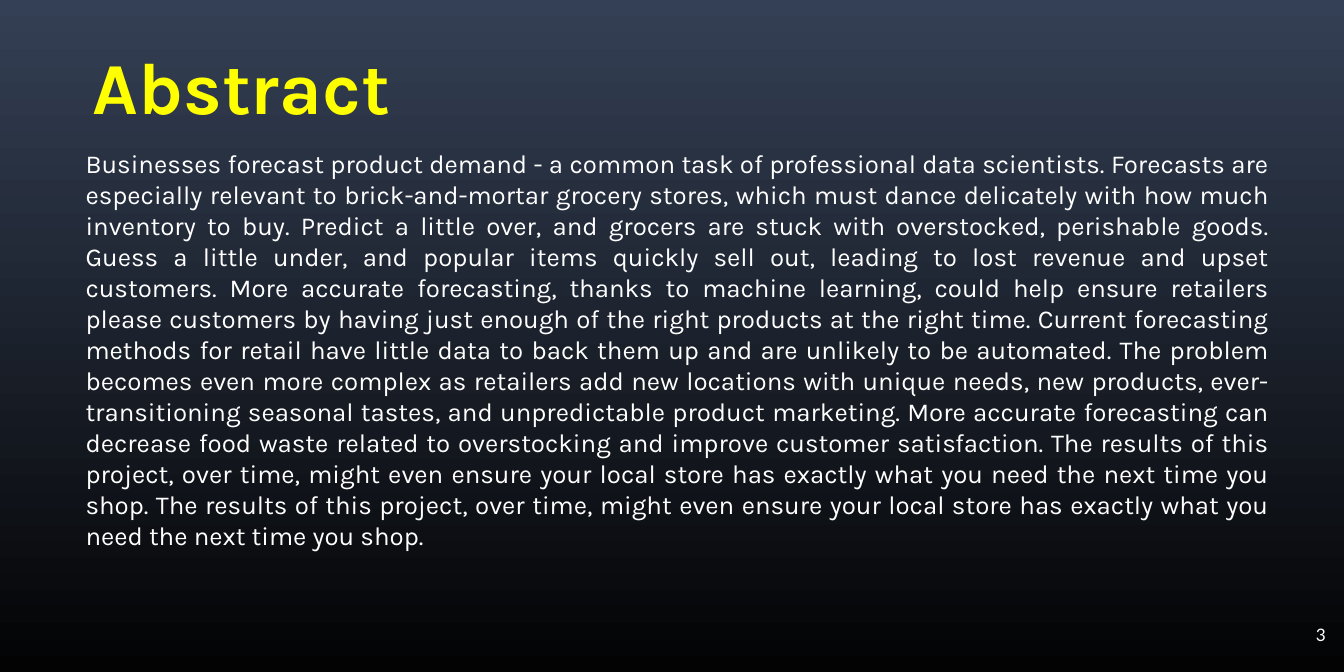
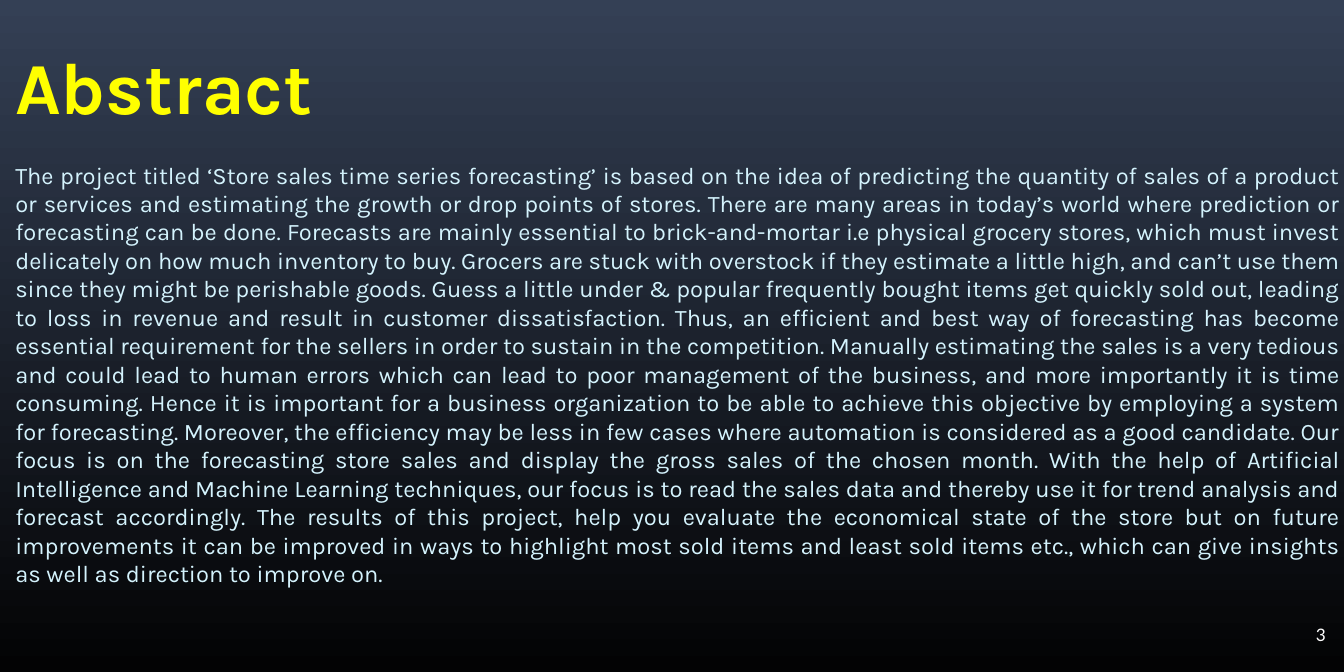
Before and after one commit to SriNithin965/project-4-2, a slide deck: slide 3 of ppts/Sales_Forecasting_Abstract_B4.pptx. Drawn at 1344x672 pixels with LibreOffice and Linux fonts; fonts in the diff are those of the drawing. Boxes give left, top, right and bottom in pixels: in the first picture for what was removed or moved away, otherwise in the second. Text is boxed around its words. In the diff, an @@ line names an element or a change of style, - is before the commit and + after.

Commit message:
updated all ppts

```diff
--- a/ppts/Sales_Forecasting_Abstract_B4.pptx
+++ b/ppts/Sales_Forecasting_Abstract_B4.pptx
@@ text "Abstract" at [15,63,312,115]: indent changed @@
@@ text added at [15,167,1340,588], 11 pt, text #D4F3FD @@
+The project titled ‘Store sales time series forecasting’ is based on the idea of predicting the quantity of sales of a product or services and estimating the growth or drop points of stores. There are many areas in today’s world where prediction or forecasting can be done. Forecasts are mainly essential to brick-and-mortar i.e physical grocery stores, which must invest delicately on how much inventory to buy. Grocers are stuck with overstock if they estimate a little high, and can’t use them since they might be perishable goods. Guess a little under & popular frequently bought items get quickly sold out, leading to loss in revenue and result in customer dissatisfaction. Thus, an efficient and best way of forecasting has become essential requirement for the sellers in order to sustain in the competition. Manually estimating the sales is a very tedious and could lead to human errors which can lead to poor management of the business, and more importantly it is time consuming. Hence it is important for a business organization to be able to achieve this objective by employing a system for forecasting. Moreover, the efficiency may be less in few cases where automation is considered as a good candidate. Our focus is on the forecasting store sales and display the gross sales of the chosen month. With the help of Artificial Intelligence and Machine Learning techniques, our focus is to read the sales data and thereby use it for trend analysis and forecast accordingly. The results of this project, help you evaluate the economical state of the store but on future improvements it can be improved in ways to highlight most sold items and least sold items etc., which can give insights as well as direction to improve on.
@@ text removed at [86,155,1269,552] @@
-Businesses forecast product demand - a common task of professional data scientists. Forecasts are especially relevant to brick-and-mortar grocery stores, which must dance delicately with how much inventory to buy. Predict a little over, and grocers are stuck with overstocked, perishable goods. Guess a little under, and popular items quickly sell out, leading to lost revenue and upset customers. More accurate forecasting, thanks to machine learning, could help ensure retailers please customers by having just enough of the right products at the right time. Current forecasting methods for retail have little data to back them up and are unlikely to be automated. The problem becomes even more complex as retailers add new locations with unique needs, new products, ever-transitioning seasonal tastes, and unpredictable product marketing. More accurate forecasting can decrease food waste related to overstocking and improve customer satisfaction. The results of this project, over time, might even ensure your local store has exactly what you need the next time you shop. The results of this project, over time, might even ensure your local store has exactly what you need the next time you shop.
```
Also in this commit, not shown: 6 other slides changed, 1 other file.
